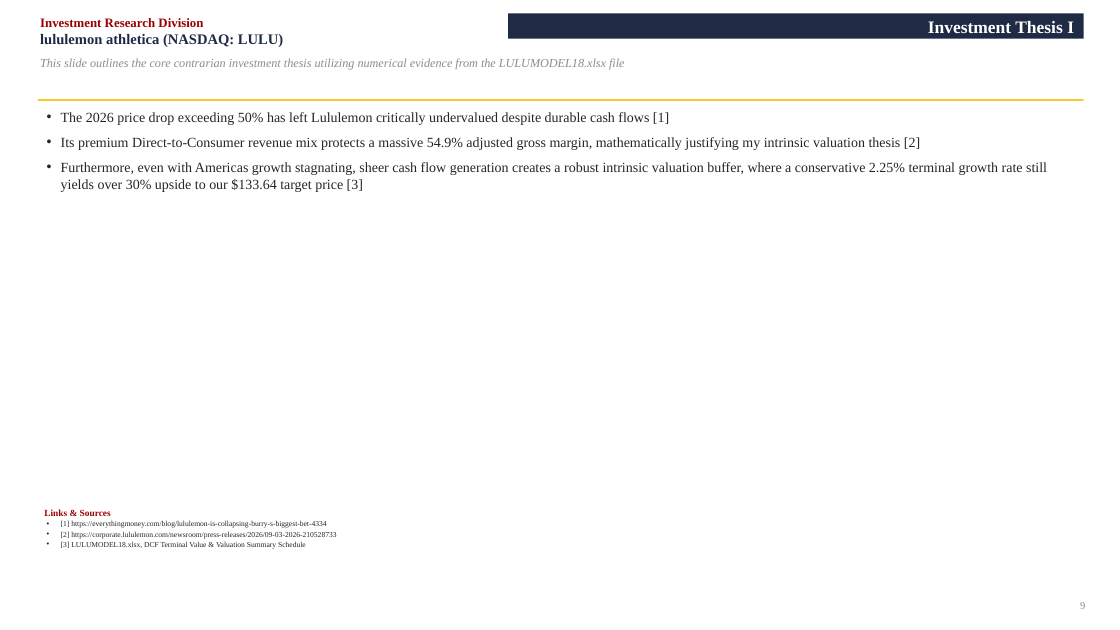
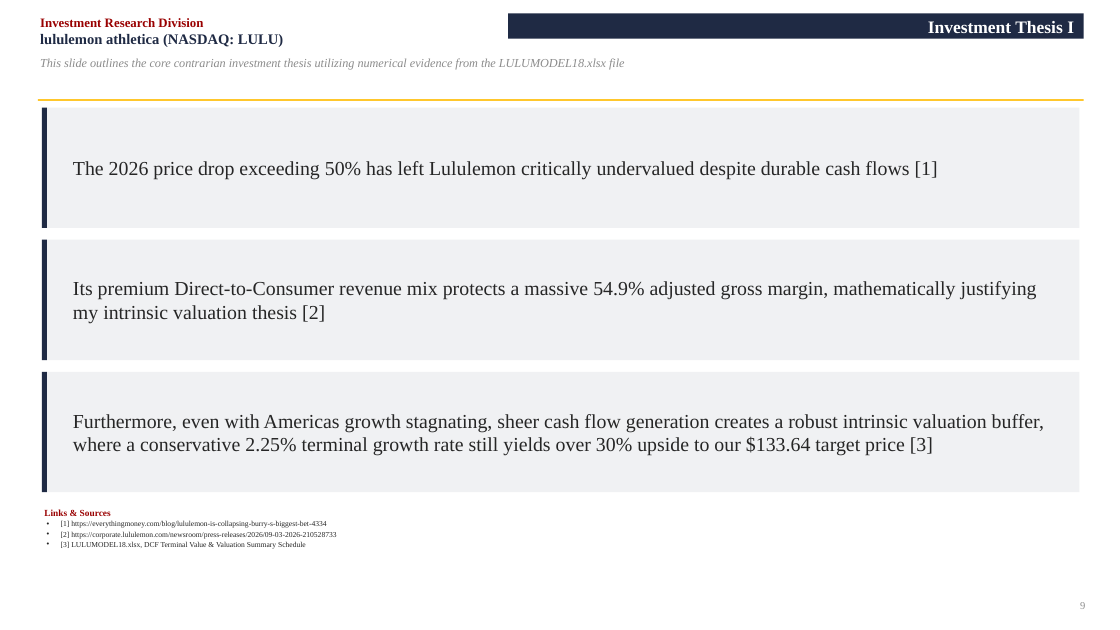
Before and after one commit to vengeanceaiUSC/RM, a slide deck: slide 9 of LULU/LULU_Investment_Pitch_Deck.pptx. Drawn at 1120x630 pixels with LibreOffice and Linux fonts; fonts in the diff are those of the drawing. Boxes give left, top, right and bottom in pixels: in the first picture for what was removed or moved away, otherwise in the second. Text is boxed around its words. In the diff, an @@ line names an element or a change of style, - is before the commit and + after.

```diff
--- a/LULU/LULU_Investment_Pitch_Deck.pptx
+++ b/LULU/LULU_Investment_Pitch_Deck.pptx
@@ rectangle added at [42, 108, 1080, 228], fill #F0F1F3 @@
@@ rectangle added at [42, 108, 47, 228], fill #1F2A44 @@
@@ text at [61, 112, 669, 125]: paragraph removed @@
-• The 2026 price drop exceeding 50% has left Lululemon critically undervalued despite durable cash flows [1]
@@ text at [61, 162, 1047, 192]: paragraph removed @@
-• Furthermore, even with Americas growth stagnating, sheer cash flow generation creates a robust intrinsic valuation buffer, where a conservative 2.25% terminal growth rate still yields over 30% upside to our $133.64 target price [3]
@@ text added at [73, 161, 938, 180], 17 pt, text #262626 @@
+The 2026 price drop exceeding 50% has left Lululemon critically undervalued despite durable cash flows [1]
@@ rectangle added at [42, 239, 1080, 360], fill #F0F1F3 @@
@@ rectangle added at [42, 239, 47, 360], fill #1F2A44 @@
@@ text "Its premium Direct-to-Consumer revenue mix ...": place and size @@
-text "Its premium Direct-to-Consumer revenue mix ..." at [61, 112, 1047, 192]
+text "Its premium Direct-to-Consumer revenue mix ..." at [73, 281, 1037, 324]
@@ text "Its premium Direct-to-Consumer revenue mix ..." at [73, 281, 1037, 324]: size 12 to 17 pt; bullet • to none; less space between paragraphs; vertical alignment top to middle @@
@@ rectangle added at [42, 372, 1080, 492], fill #F0F1F3 @@
@@ rectangle added at [42, 372, 47, 492], fill #1F2A44 @@
@@ text added at [73, 414, 1044, 456], 17 pt, text #262626 @@
+Furthermore, even with Americas growth stagnating, sheer cash flow generation creates a robust intrinsic valuation buffer, where a conservative 2.25% terminal growth rate still yields over 30% upside to our $133.64 target price [3]
```
Also in this commit, not shown: 21 other slides changed, 2 other files.
